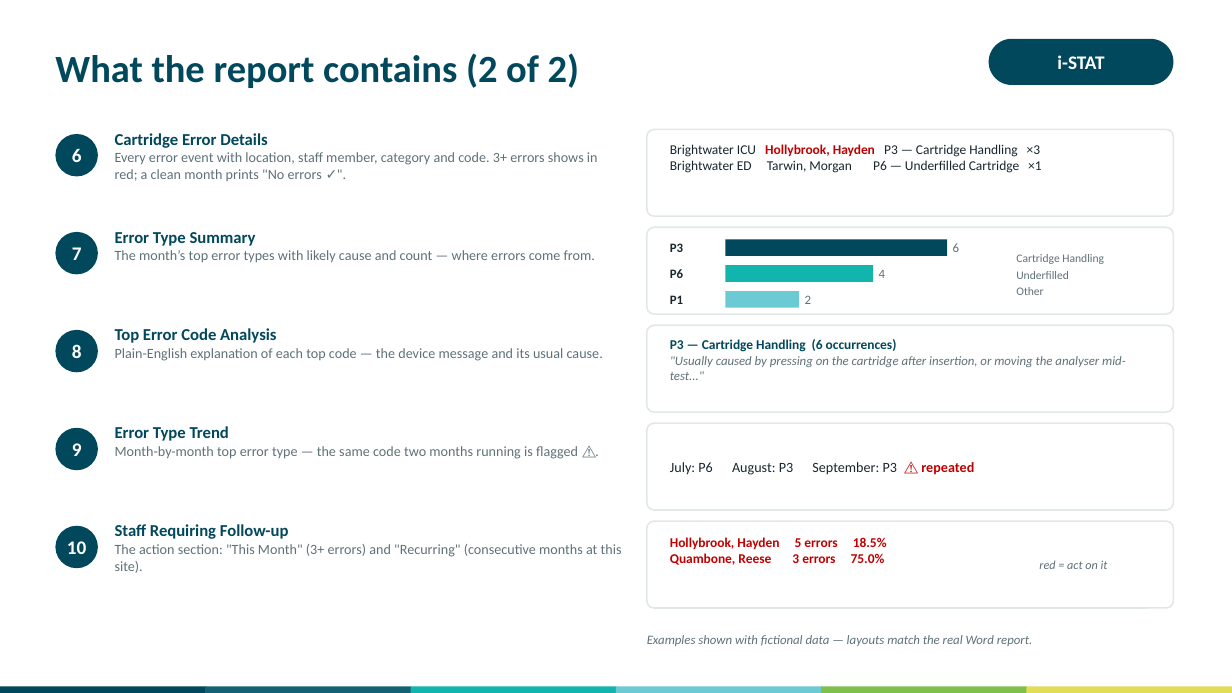
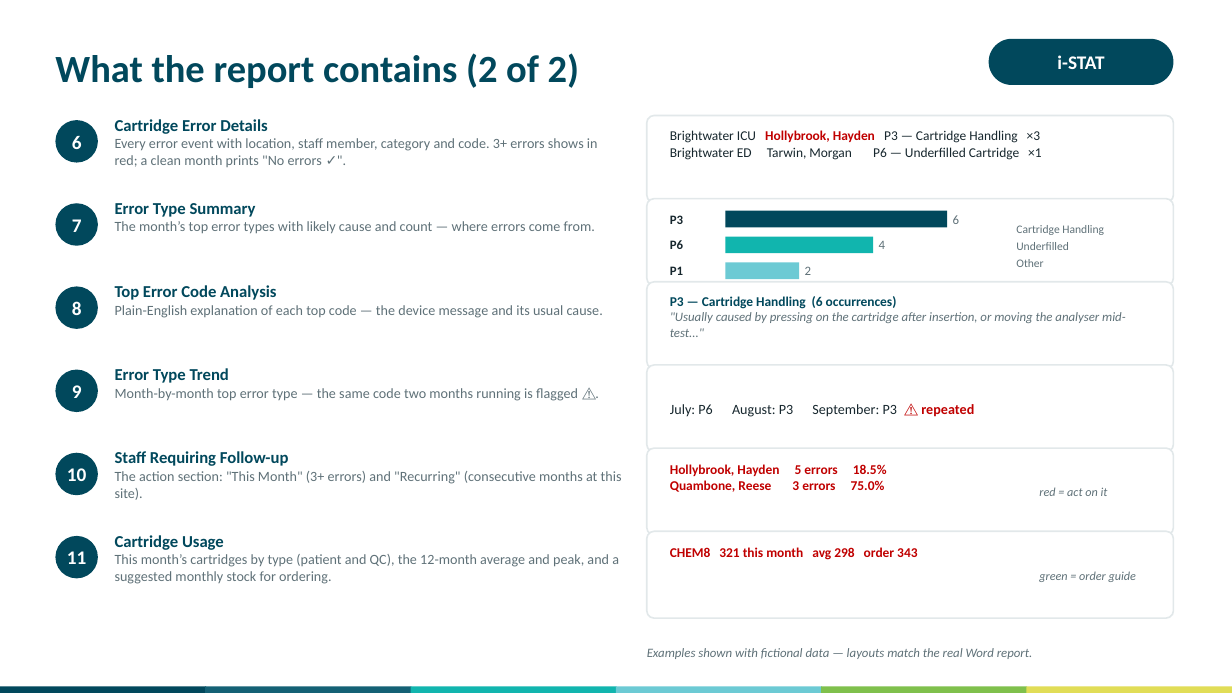
Before and after one commit to swornsealed/Report-app, a slide deck: slide 12 of PQ_Report_Generator_User_Guide.pptx. Drawn at 1232x693 pixels with LibreOffice and Linux fonts; fonts in the diff are those of the drawing. Boxes give left, top, right and bottom in pixels: in the first picture for what was removed or moved away, otherwise in the second. Text is boxed around its words. In the diff, an @@ line names an element or a change of style, - is before the commit and + after.

```diff
--- a/PQ_Report_Generator_User_Guide.pptx
+++ b/PQ_Report_Generator_User_Guide.pptx
@@ 3 texts, 1 ellipse, 1 rounded rectangle: place and size @@
-3 texts, 1 ellipse, 1 rounded rectangle at (55,129,1174,216)
+3 texts, 1 ellipse, 1 rounded rectangle at (55,116,1174,202)
@@ 9 texts, 3 rectangles, 1 ellipse, 1 rounded rectangle: place and size @@
-9 texts, 3 rectangles, 1 ellipse, 1 rounded rectangle at (55,227,1174,314)
+9 texts, 3 rectangles, 1 ellipse, 1 rounded rectangle at (55,199,1174,286)
@@ 3 texts, 1 ellipse, 1 rounded rectangle: place and size @@
-3 texts, 1 ellipse, 1 rounded rectangle at (55,325,1174,412)
+3 texts, 1 ellipse, 1 rounded rectangle at (55,282,1174,369)
@@ 3 texts, 1 ellipse, 1 rounded rectangle: place and size @@
-3 texts, 1 ellipse, 1 rounded rectangle at (55,423,1174,510)
+3 texts, 1 ellipse, 1 rounded rectangle at (55,365,1174,452)
@@ rounded rectangle added at (647,448,1174,535), fill #FFFFFF, outline #E2E8EA 1.25 pt @@
@@ ellipse added at (55,453,98,495), fill #01485C @@
@@ 4 texts: place and size @@
-4 texts at (67,524,1108,573)
+4 texts at (67,451,1108,500)
@@ ellipse: place and size @@
-ellipse at (55,526,98,568)
+ellipse at (55,536,98,579)
@@ text added at (115,535,619,584), 11 pt, text #5F7178 @@
+Cartridge Usage
+This month’s cartridges by type (patient and QC), the 12-month average and peak, and a suggested monthly stock for ordering.
@@ rounded rectangle: place and size @@
-rounded rectangle at (647,521,1174,608)
+rounded rectangle at (647,531,1174,618)
@@ text added at (67,551,86,564), 15 pt, text #FFFFFF, bold @@
+11
@@ text added at (670,547,917,560), 10.5 pt, text #C00000, bold @@
+CHEM8 321 this month avg 298 order 343
@@ text added at (1039,571,1136,582), 9.5 pt, text #5F7178, italic @@
+green = order guide
@@ text "Examples shown with fictional data ...": place and size @@
-text "Examples shown with fictional data ..." at (647,635,1033,646)
+text "Examples shown with fictional data ..." at (647,648,1033,659)
```
Also in this commit, not shown: 10 other files.
